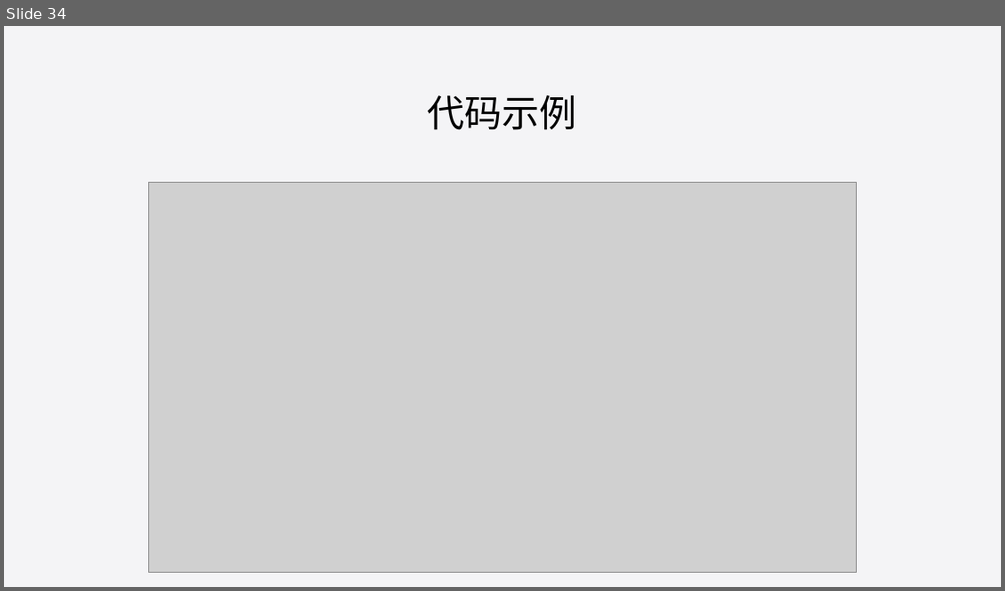
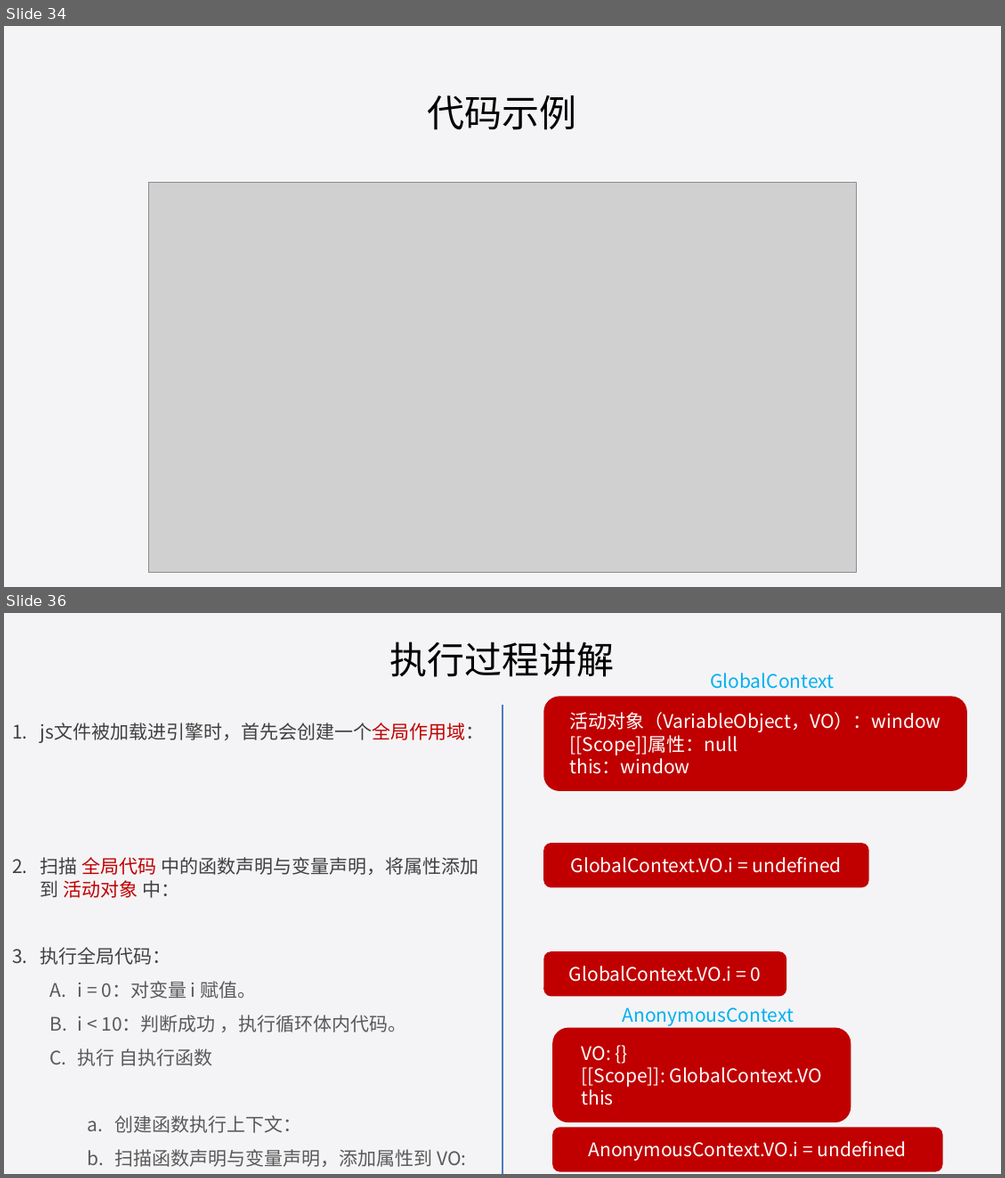
Before and after one commit to liuweiGL/share, a slide deck: ppt/JavaScript基础一.pptx. Shown one above the other, each under a label of ours: slide 34 before the commit, slides 34 and 36 after it; the slides between them are not shown. The pictures are 1005x591 and 1005x1178 pixels, drawn with LibreOffice and Linux fonts; fonts in the diff are those of the drawing; grey boxes stand for pictures. Boxes give left, top, right and bottom in pixels: in the first picture for what was removed or moved away, otherwise in the second. Text is boxed around its words. In the diff, an @@ line names an element or a change of style, - is before the commit and + after.

```diff
--- a/ppt/JavaScript基础一.pptx
+++ b/ppt/JavaScript基础一.pptx
@@ slide 36 added at bbox=[4, 613, 1001, 1174], background #F4F4F6 @@
@@ title added at bbox=[390, 641, 615, 677], 36 pt, text #000000 @@
+执行过程讲解
@@ text added at bbox=[710, 673, 833, 689], 18 pt, text #00B0F0 @@
+GlobalContext
@@ line added from (502, 705) to (502, 1174), #4B7EBC 2 pt @@
@@ rounded rectangle added at bbox=[544, 696, 967, 791], fill #C00000, 18 pt, text #FFFFFF @@
+活动对象（VariableObject，VO）：window
+[[Scope]]属性：null
+this：window
@@ text added at bbox=[40, 722, 485, 1167], 18 pt, text #595959 @@
+1. js文件被加载进引擎时，首先会创建一个全局作用域：
+2. 扫描 全局代码 中的函数声明与变量声明，将属性添加到 活动对象 中：
+3. 执行全局代码：
+  A. i = 0：对变量 i 赋值。
+  B. i < 10：判断成功 ，执行循环体内代码。
+  C. 执行 自执行函数
+    a. 创建函数执行上下文：
+    b. 扫描函数声明与变量声明，添加属性到 VO:
@@ rounded rectangle added at bbox=[544, 843, 869, 887], fill #C00000, 18 pt, text #FFFFFF @@
+GlobalContext.VO.i = undefined
@@ rounded rectangle added at bbox=[544, 952, 787, 997], fill #C00000, 18 pt, text #FFFFFF @@
+GlobalContext.VO.i = 0
@@ text added at bbox=[623, 1007, 794, 1026], 18 pt, text #00B0F0 @@
+AnonymousContext
@@ rounded rectangle added at bbox=[553, 1027, 851, 1122], fill #C00000, 18 pt, text #FFFFFF @@
+VO: {}
+[[Scope]]: GlobalContext.VO
+this
@@ rounded rectangle added at bbox=[553, 1127, 943, 1172], fill #C00000, 18 pt, text #FFFFFF @@
+AnonymousContext.VO.i = undefined
```
Also in this commit, not shown: 3 slides changed, 3 other slides added, 1 slide removed, 1 other file.
